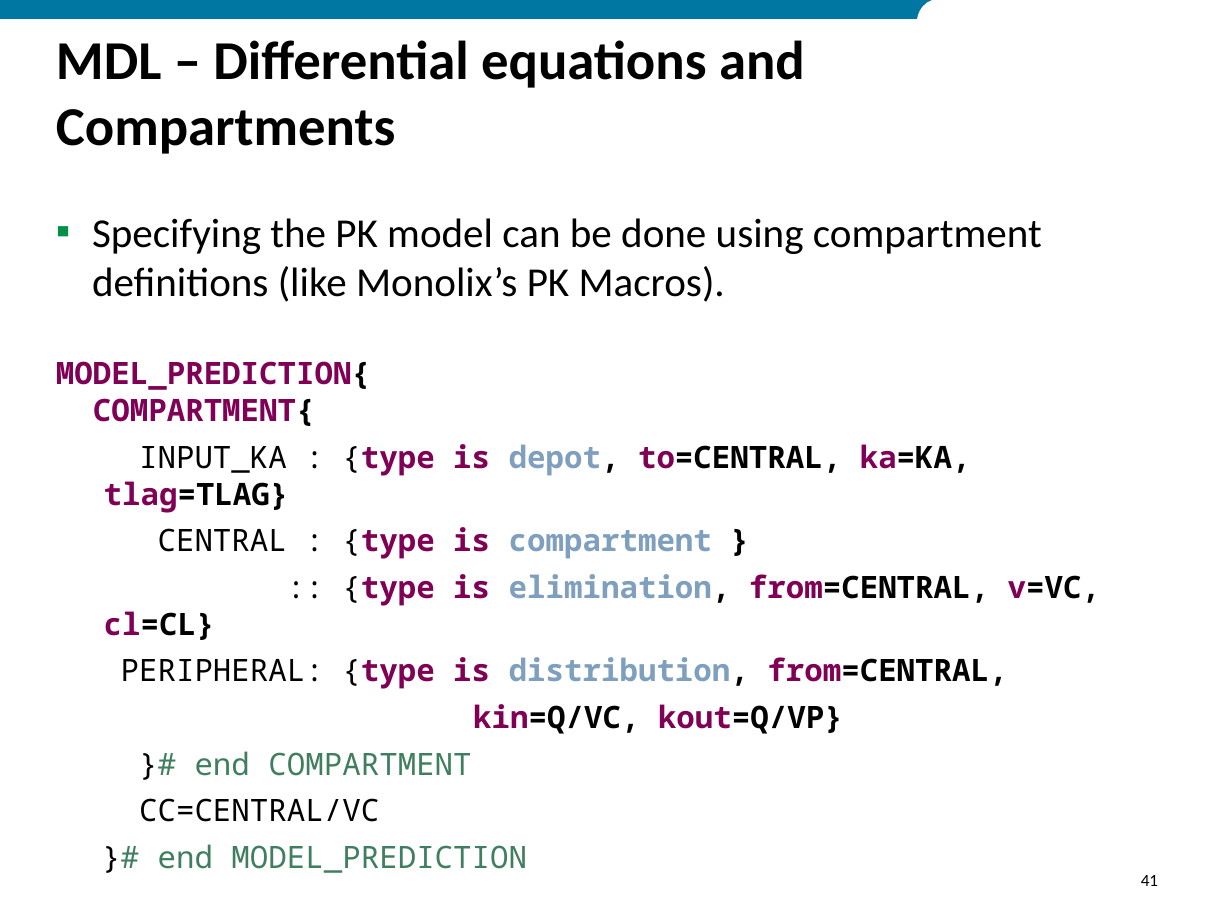
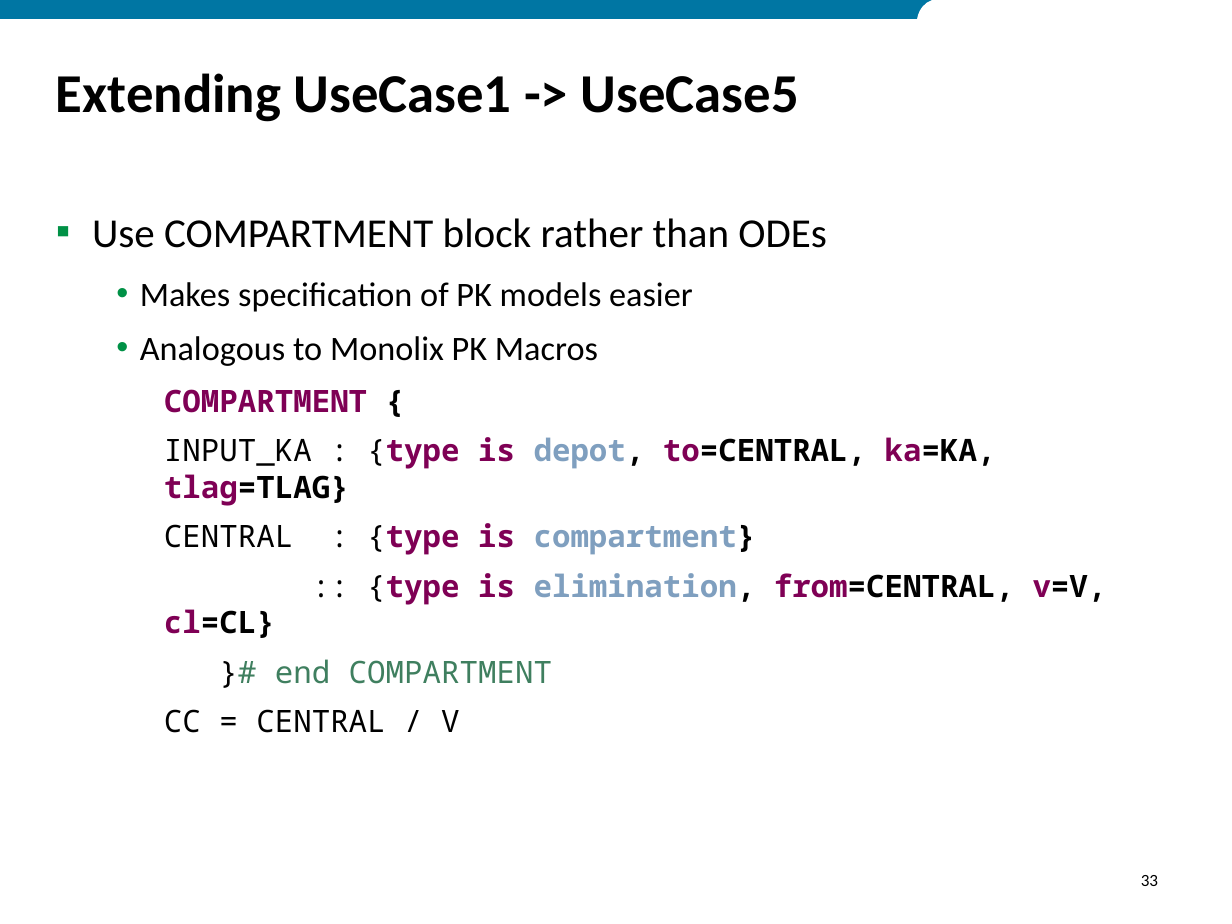
Before and after one commit to ModelDefinitionLanguage/MDLExamples, a slide deck: slide 33 of MDL_Tutorial_2018.pptx (slide 41 before the commit). Drawn at 1232x924 pixels with LibreOffice and Linux fonts; fonts in the diff are those of the drawing; background and template pictures are left out. Boxes give left, top, right and bottom in pixels: in the first picture for what was removed or moved away, otherwise in the second. Text is boxed around its words. In the diff, an @@ line names an element or a change of style, - is before the commit and + after.

```diff
--- a/MDL_Tutorial_2018.pptx
+++ b/MDL_Tutorial_2018.pptx
@@ title at (56, 73, 799, 122): text changed @@
-MDL – Differential equations and Compartments
+Extending UseCase1 -> UseCase5
@@ text at (92, 218, 827, 413): text changed; size 24 to 20 pt @@
-▪ Specifying the PK model can be done using compartment definitions (like Monolix’s PK Macros).
-MODEL_PREDICTION{
-COMPARTMENT{
+▪ Use COMPARTMENT block rather than ODEs
+  • Makes specification of PK models easier
+  • Analogous to Monolix PK Macros
+    COMPARTMENT {
@@ text at (164, 437, 996, 684): list level 2 to 3 in "INPUT_KA : {type is depot, ..."; list level 2 to 3 in "}# end COMPARTMENT" @@
@@ text at (164, 523, 1107, 605): text changed @@
-  CENTRAL : {type is compartment }
-  :: {type is elimination, from=CENTRAL, v=VC, cl=CL}
-  PERIPHERAL: {type is distribution, from=CENTRAL,
-  kin=Q/VC, kout=Q/VP}
+    CENTRAL : {type is compartment}
+    :: {type is elimination, from=CENTRAL, v=V, cl=CL}
@@ text at (164, 709, 459, 733): text changed; text colour #3F7F5F to #000000 @@
-  CC=CENTRAL/VC
-  }# end MODEL_PREDICTION
+    CC = CENTRAL / V
@@ page number at (1141, 875, 1158, 886): text changed @@
-41
+33
```
Also in this commit, not shown: 7 other slides changed, 29 slides added, 5 slides removed, 1 other file.
